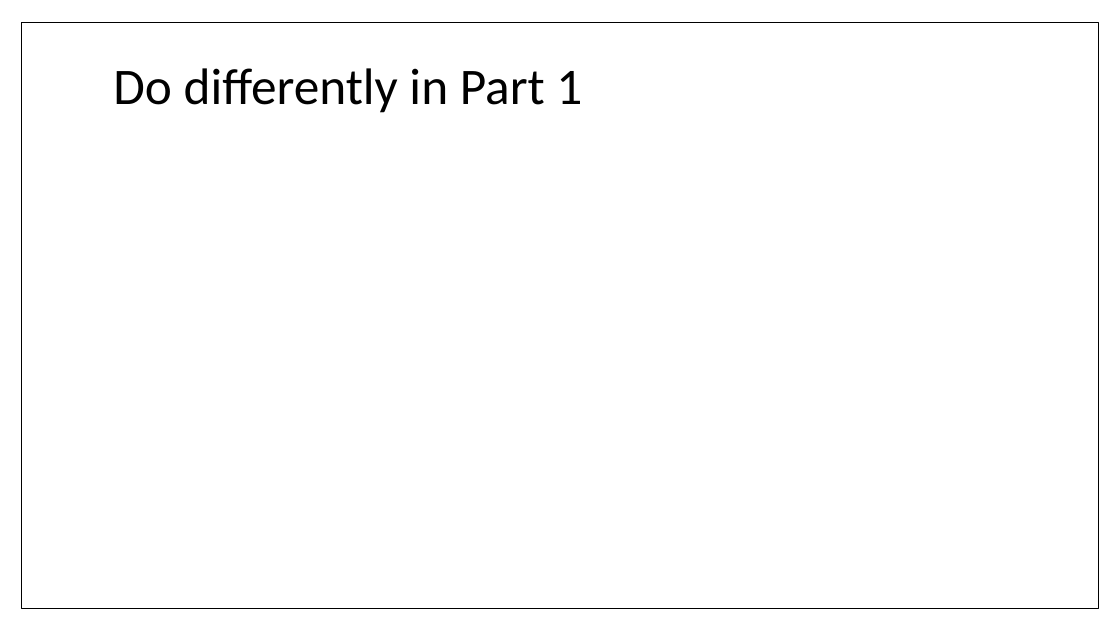
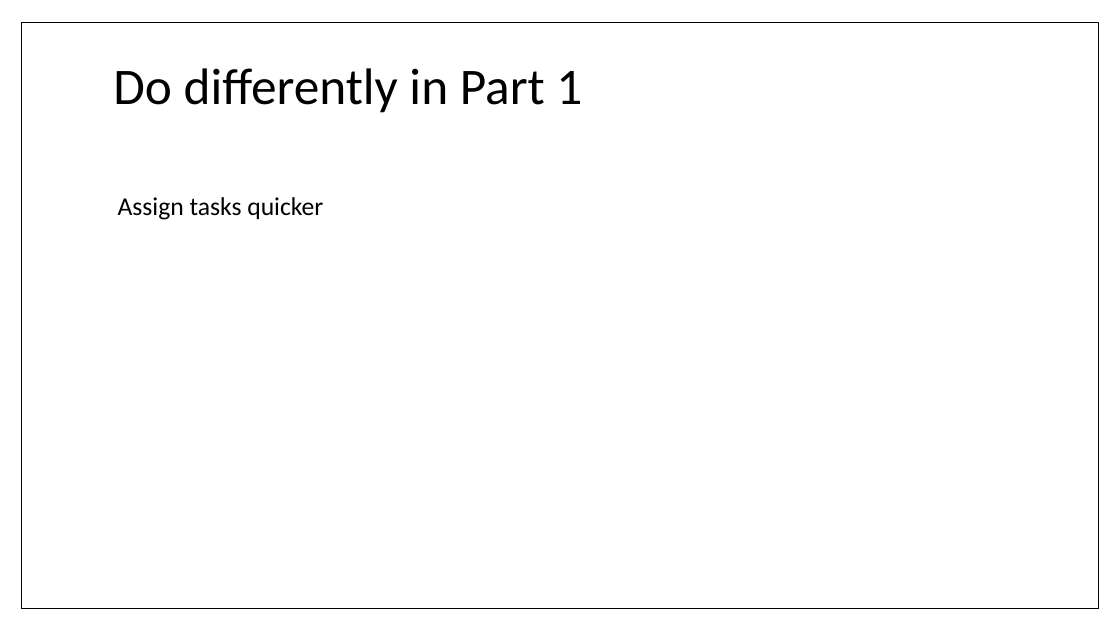
Before and after one commit to umdfeynman/umdfeynman, a slide deck: slide 22 of Work_In_Progress/CS/SPMP_Presentation.pptx. Drawn at 1120x630 pixels with LibreOffice and Linux fonts; fonts in the diff are those of the drawing. Boxes give left, top, right and bottom in pixels: in the first picture for what was removed or moved away, otherwise in the second. Text is boxed around its words. In the diff, an @@ line names an element or a change of style, - is before the commit and + after.

```diff
--- a/Work_In_Progress/CS/SPMP_Presentation.pptx
+++ b/Work_In_Progress/CS/SPMP_Presentation.pptx
@@ text added at [118,197,323,220], 22 pt, text #000000 @@
+Assign tasks quicker
```
Also in this commit, not shown: 9 other slides changed.
